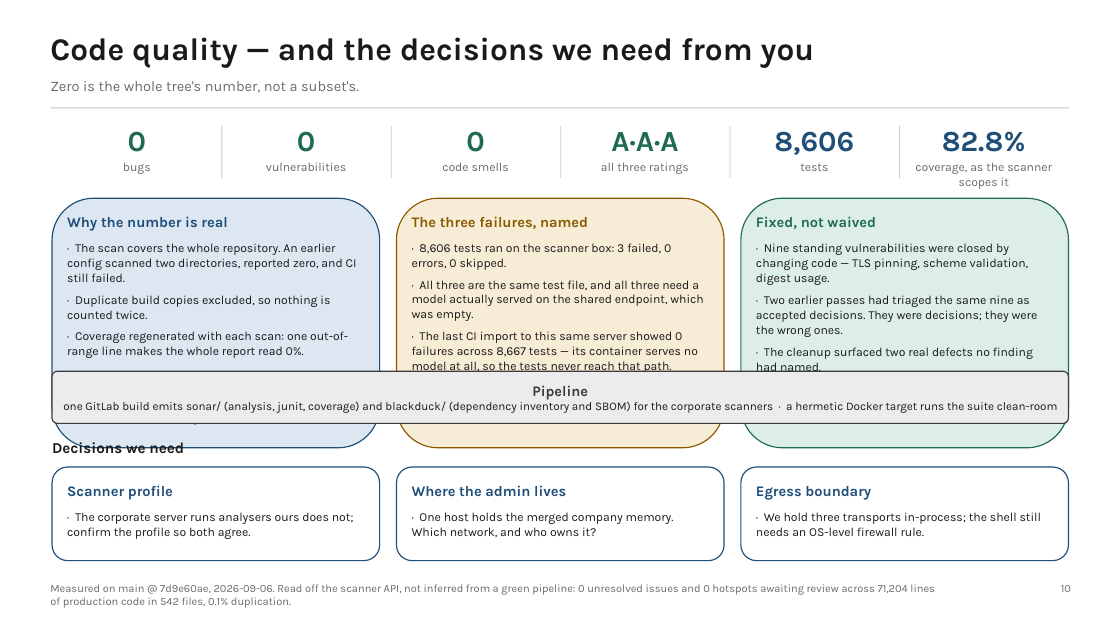
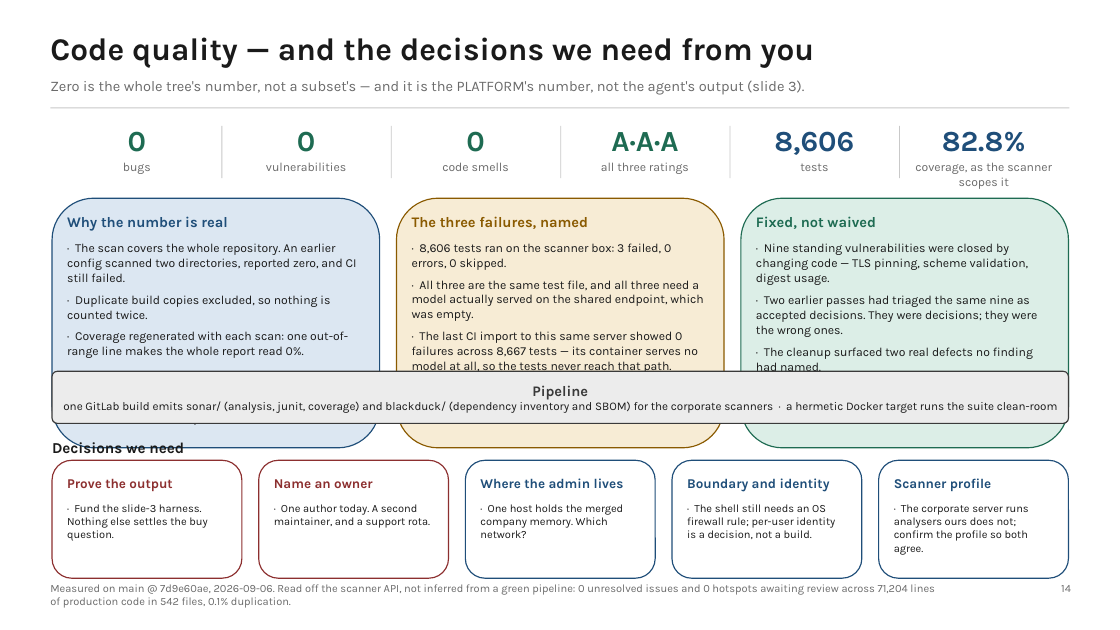
Before and after one commit to Manikanta-Reddy-Pasala/AIForgeCrew, a slide deck: slide 14 of docs/AIForgeCrew-CTO-Summary.pptx (slide 10 before the commit). Drawn at 1120x630 pixels with LibreOffice and Linux fonts; fonts in the diff are those of the drawing. Boxes give left, top, right and bottom in pixels: in the first picture for what was removed or moved away, otherwise in the second. Text is boxed around its words. In the diff, an @@ line names an element or a change of style, - is before the commit and + after.

```diff
--- a/docs/AIForgeCrew-CTO-Summary.pptx
+++ b/docs/AIForgeCrew-CTO-Summary.pptx
@@ text at [50,80,804,95]: text changed @@
-Zero is the whole tree's number, not a subset's.
+Zero is the whole tree's number, not a subset's — and it is the PLATFORM's number, not the agent's output (slide 3).
@@ rounded rectangle: place and size @@
-rounded rectangle at [52,467,380,560]
+rounded rectangle at [52,460,242,578]
@@ rounded rectangle at [52,460,242,578]: outline #1F4E79 1 pt to #8C2F2F 1 pt @@
@@ text added at [67,478,172,491], 11.5 pt, text #8C2F2F, bold @@
+Prove the output
@@ rounded rectangle at [259,460,449,578]: outline #1F4E79 1 pt to #8C2F2F 1 pt @@
@@ rounded rectangle: place and size @@
-rounded rectangle at [397,467,724,560]
+rounded rectangle at [259,460,449,578]
@@ text added at [274,479,373,488], 11.5 pt, text #8C2F2F, bold @@
+Name an owner
@@ rounded rectangle: place and size @@
-rounded rectangle at [741,467,1069,560]
+rounded rectangle at [465,460,655,578]
@@ text "Where the admin lives": place and size @@
-text "Where the admin lives" at [412,485,566,496]
+text "Where the admin lives" at [480,478,624,488]
@@ text "Where the admin lives" at [480,478,624,488]: size 12.5 to 11.5 pt @@
@@ rounded rectangle added at [672,460,862,578], fill #FFFFFF, outline #1F4E79 1 pt @@
@@ text added at [687,478,830,492], 11.5 pt, text #1F4E79, bold @@
+Boundary and identity
@@ rounded rectangle added at [879,460,1069,578], fill #FFFFFF, outline #1F4E79 1 pt @@
@@ text "Scanner profile" at [894,478,992,491]: size 12.5 to 11.5 pt @@
@@ text "Scanner profile": place and size @@
-text "Scanner profile" at [67,485,173,500]
+text "Scanner profile" at [894,478,992,491]
@@ text added at [67,504,207,541], 9.5 pt, text #1A1A1A @@
+· Fund the slide-3 harness. Nothing else settles the buy question.
@@ text added at [274,504,430,528], 9.5 pt, text #1A1A1A @@
+· One author today. A second maintainer, and a support rota.
@@ text at [480,504,623,538]: text changed; size 10.5 to 9.5 pt @@
-· One host holds the merged company memory. Which network, and who owns it?
+· One host holds the merged company memory. Which network?
@@ text at [687,504,835,539]: text changed; size 10.5 to 9.5 pt @@
-· We hold three transports in-process; the shell still needs an OS-level firewall rule.
+· The shell still needs an OS firewall rule; per-user identity is a decision, not a build.
@@ text removed at [756,486,871,500] @@
-Egress boundary
@@ text "· The corporate server runs ...": place and size @@
-text "· The corporate server runs ..." at [67,512,354,539]
+text "· The corporate server runs ..." at [894,504,1029,555]
@@ text "· The corporate server runs ..." at [894,504,1029,555]: size 10.5 to 9.5 pt @@
@@ text at [1061,585,1071,592]: text changed @@
-10
+14
```
Also in this commit, not shown: 7 other slides changed, 4 slides added, 1 other file.
